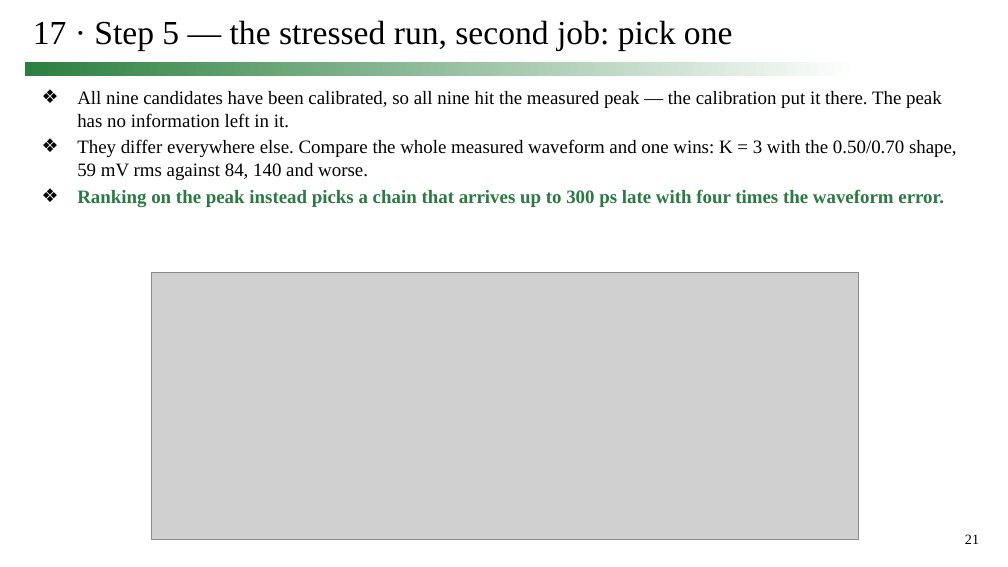
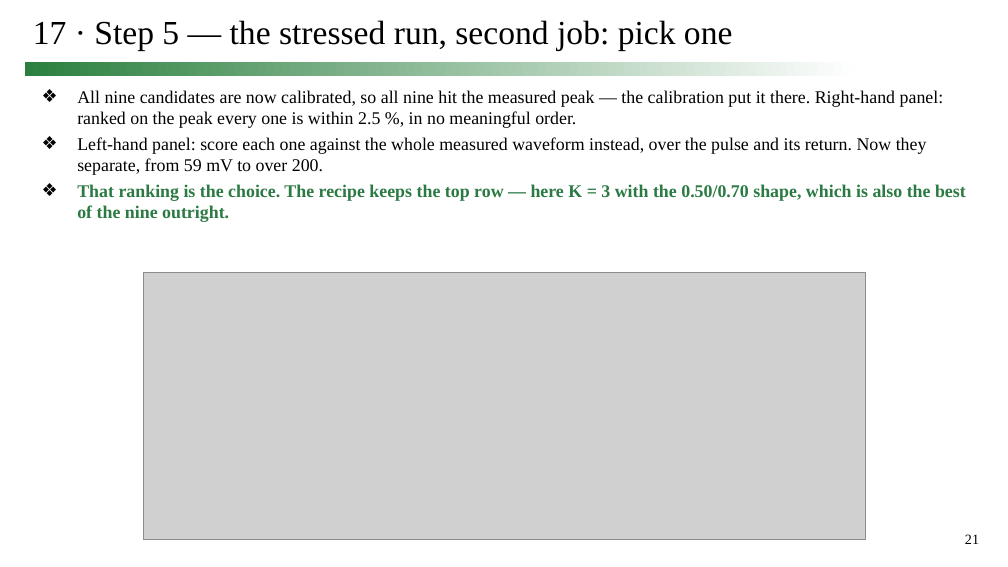
Before and after one commit to simon9721/ibis_comparison, a slide deck: slide 21 of results/meeting_deck_2026-09-24/0924_track1_story.pptx. Drawn at 1008x567 pixels with LibreOffice and Linux fonts; fonts in the diff are those of the drawing; grey boxes stand for pictures. Boxes give left, top, right and bottom in pixels: in the first picture for what was removed or moved away, otherwise in the second. Text is boxed around its words. In the diff, an @@ line names an element or a change of style, - is before the commit and + after.

```diff
--- a/results/meeting_deck_2026-09-24/0924_track1_story.pptx
+++ b/results/meeting_deck_2026-09-24/0924_track1_story.pptx
@@ text at bbox=[77, 90, 966, 222]: text changed; size 18 to 17 pt @@
-❖ All nine candidates have been calibrated, so all nine hit the measured peak — the calibration put it there. The peak has no information left in it.
-❖ They differ everywhere else. Compare the whole measured waveform and one wins: K = 3 with the 0.50/0.70 shape, 59 mV rms against 84, 140 and worse.
-❖ Ranking on the peak instead picks a chain that arrives up to 300 ps late with four times the waveform error.
+❖ All nine candidates are now calibrated, so all nine hit the measured peak — the calibration put it there. Right-hand panel: ranked on the peak every one is within 2.5 %, in no meaningful order.
+❖ Left-hand panel: score each one against the whole measured waveform instead, over the pulse and its return. Now they separate, from 59 mV to over 200.
+❖ That ranking is the choice. The recipe keeps the top row — here K = 3 with the 0.50/0.70 shape, which is also the best of the nine outright.
@@ picture: place and size @@
-picture at bbox=[151, 272, 858, 539]
+picture at bbox=[144, 272, 867, 539]
```
Also in this commit, not shown: 10 other slides changed, 3 slides added, 1 slide removed, 9 other files.
